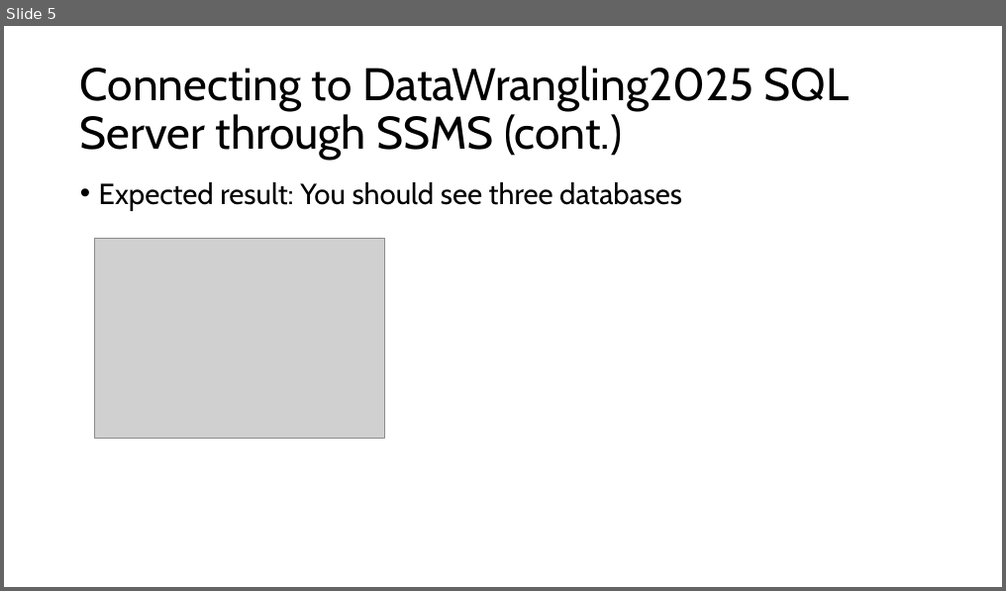
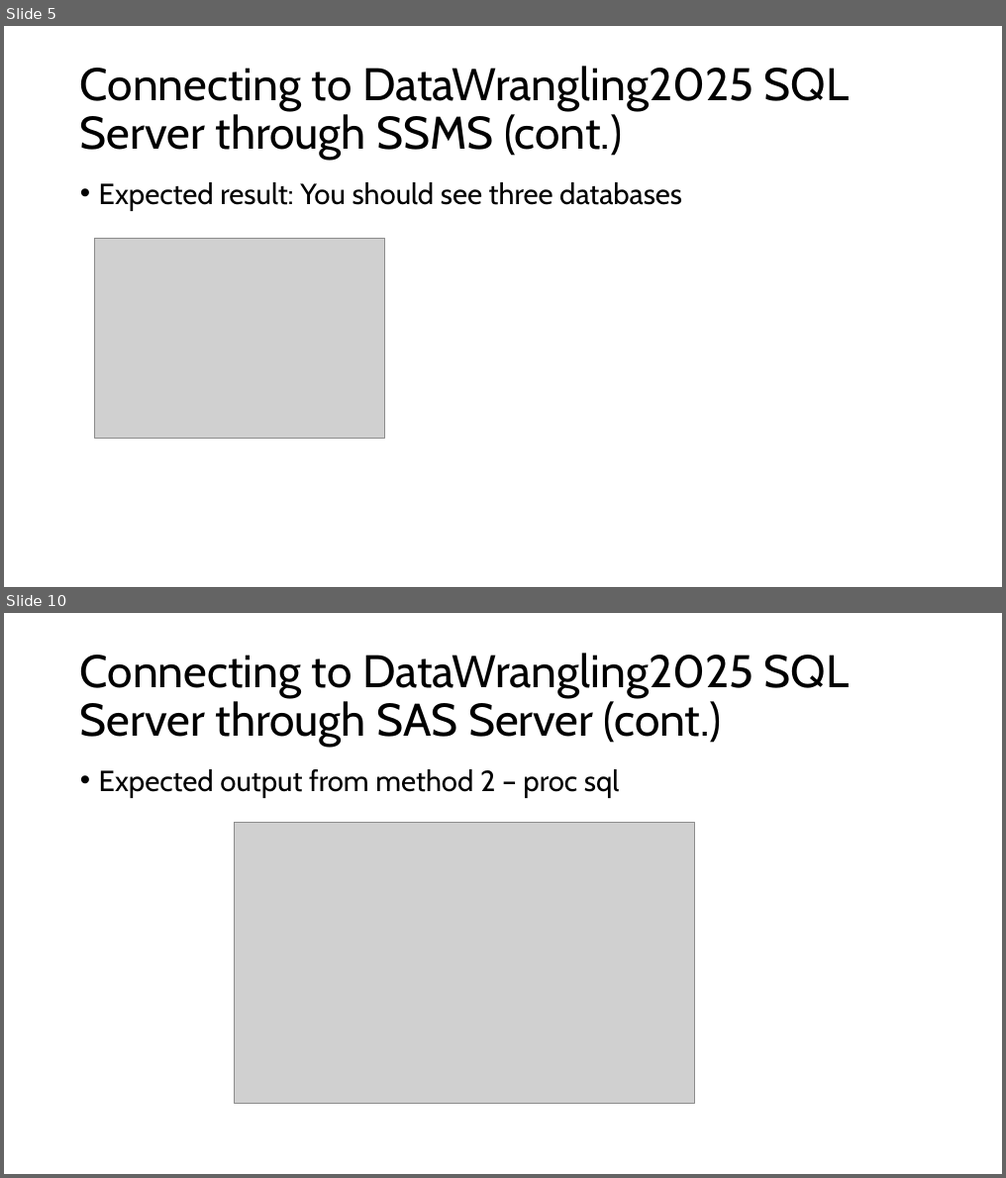
Before and after one commit to St-Jude-MS-ABDS/DataWrangling_R, a slide deck: testing/test_sql.pptx. Shown one above the other, each under a label of ours: slide 5 before the commit, slides 5 and 10 after it; the slides between them are not shown. The pictures are 1006x591 and 1006x1178 pixels, drawn with LibreOffice and Linux fonts; fonts in the diff are those of the drawing; grey boxes stand for pictures. Boxes give left, top, right and bottom in pixels: in the first picture for what was removed or moved away, otherwise in the second. Text is boxed around its words. In the diff, an @@ line names an element or a change of style, - is before the commit and + after.

Commit message:
SQL testing: update slides - add DSN method for SAS and R

```diff
--- a/testing/test_sql.pptx
+++ b/testing/test_sql.pptx
@@ slide 10 added at (4, 613, 1002, 1174), background #FFFFFF @@
@@ title added at (80, 653, 849, 747), 44 pt, text #000000 @@
+Connecting to DataWrangling2025 SQL Server through SAS Server (cont.)
@@ text added at (99, 769, 619, 798), 28 pt, text #000000 @@
+• Expected output from method 2 – proc sql
@@ picture added at (235, 823, 694, 1103) @@
```
Also in this commit, not shown: 7 slides changed, 7 other slides added.
